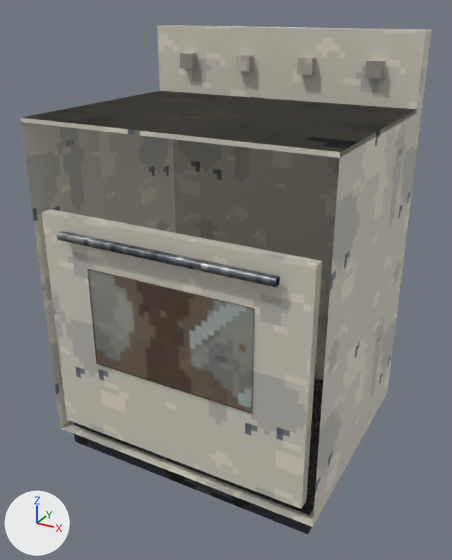
An edit to the glTF model THE_VEIL_ASSETS_V2/03_Residential/Furniture/RES_Stove_Electric.glb, drawn before and after from the same camera.
Before and after are seen from a 50 mm lens placed at (0.731, -1.345, 1.155), pointed at (0.005, -0.024, 0.494). Arrows for +X, +Y and +Z are at lower left; the lights stay in place. The first picture is the older version. Objects named as collision shapes, trigger or cutter boxes, shadow casters or lower levels of detail are left out. Where no turn or scale is listed for an object, it has been applied to the vertices. Vertices at exactly the same position are counted once.

The scene before the commit, as lines of its bpy script (objects in view):
```python
me_int_appliancedoor_oven = bpy.data.meshes.new('INT_ApplianceDoor_Oven')
me_int_appliancedoor_oven.from_pydata(...)  # 24 vertices, 30 faces; spans x -0.35..0.35, y -0.028..0.03, z 0.0..0.6
# faces by material slot: [12, 10, 8]
me_int_appliancedoor_oven.materials.append(mat_m_town_paintwhite)
me_int_appliancedoor_oven.materials.append(mat_m_arch_windowglassdirty)  # picture img_t_arch_windowglassdirty_png
me_int_appliancedoor_oven.materials.append(mat_m_furn_metalbrushed)  # picture img_t_furn_metalbrushed_png
me_res_stove_electric_mesh = bpy.data.meshes.new('RES_Stove_Electric_Mesh')
me_res_stove_electric_mesh.from_pydata(...)  # 58 vertices, 80 faces; spans x -0.38..0.38, y -0.295..0.325, z 0.0..1.1
# faces by material slot: [30, 10, 40]
me_res_stove_electric_mesh.materials.append(mat_m_town_paintwhite)
me_res_stove_electric_mesh.materials.append(mat_m_road_roadpatch)
me_res_stove_electric_mesh.materials.append(mat_m_furn_plasticdirty)
ob_int_appliancedoor_oven = bpy.data.objects.new('INT_ApplianceDoor_Oven', me_int_appliancedoor_oven)
ob_int_appliancedoor_oven.location = (0.0, -0.295, 0.1)
ob_res_stove_electric_mesh = bpy.data.objects.new('RES_Stove_Electric_Mesh', me_res_stove_electric_mesh)
ob_res_stove_electric_mesh.location = (0.0, 0.0, 0.0)
```
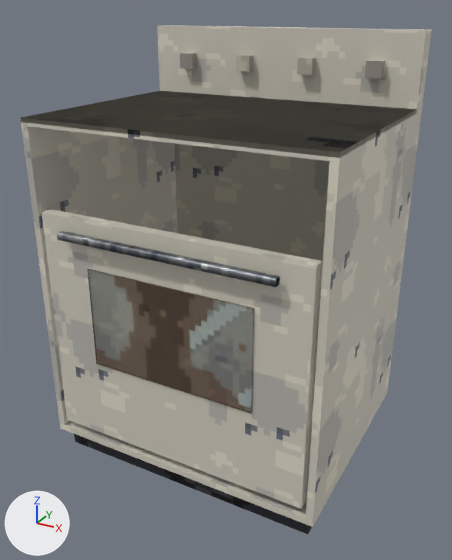
What differs and where, as boxes [x1, y1, x2, y2] in the pictures (452 x 560 px):
```json
{"part": 1, "of": "me_res_stove_electric_mesh", "change": "added", "after": [20, 118, 340, 527]}
```

The change, as JSON lines over the scene's bpy script:
```json
{"block": "me_res_stove_electric_mesh", "where": "# used by ob_res_stove_electric_mesh; location = (0.0, 0.0, 0.0)"}
{"op": "remove", "block": "me_res_stove_electric_mesh", "code": "me_res_stove_electric_mesh.from_pydata(...)  # 58 vertices, 80 faces; spans x -0.38..0.38, y -0.295..0.325, z 0.0..1.1"}
{"op": "add", "block": "me_res_stove_electric_mesh", "code": "me_res_stove_electric_mesh.from_pydata(...)  # 70 vertices, 110 faces; spans x -0.38..0.38, y -0.295..0.325, z 0.0..1.1"}
{"block": "me_res_stove_electric_mesh", "change": "me_res_stove_electric_mesh part 1"}
{"block": "me_res_stove_electric_mesh", "change": "6 vertices are added at (-0.362, 0.307, 0.078), (-0.362, -0.295, 0.078), (0.362, 0.307, 0.078), (0.362, -0.295, 0.078), (0.38, -0.295, 0.078), (-0.38, -0.295, 0.078)"}
{"block": "me_res_stove_electric_mesh", "change": "6 new vertices lie (0.0, 0.0, 0.824) away from vertices in x -0.38..0.38, y -0.295..0.307, z 0.078"}
{"block": "me_res_stove_electric_mesh", "change": "22 new faces join them, mat_m_town_paintwhite"}
{"block": "me_res_stove_electric_mesh", "change": "8 new faces join them, mat_m_furn_plasticdirty"}
```
